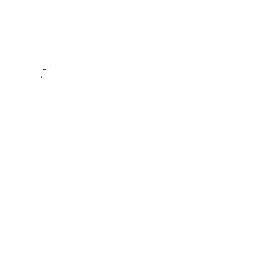
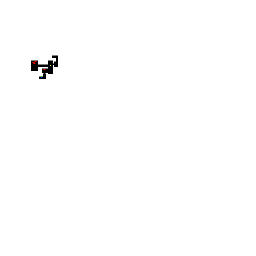
Revision of a layered w=256, h=256 image; what changed, layer by layer:
showed "Background" over (31, 55, 58, 79)
